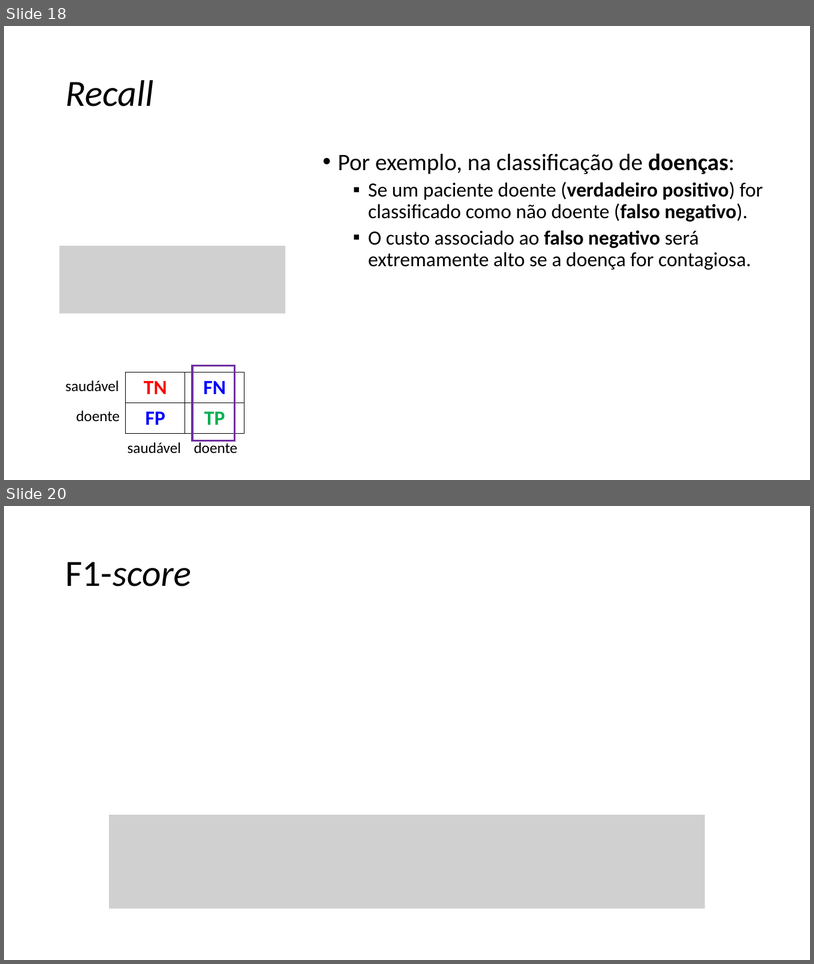
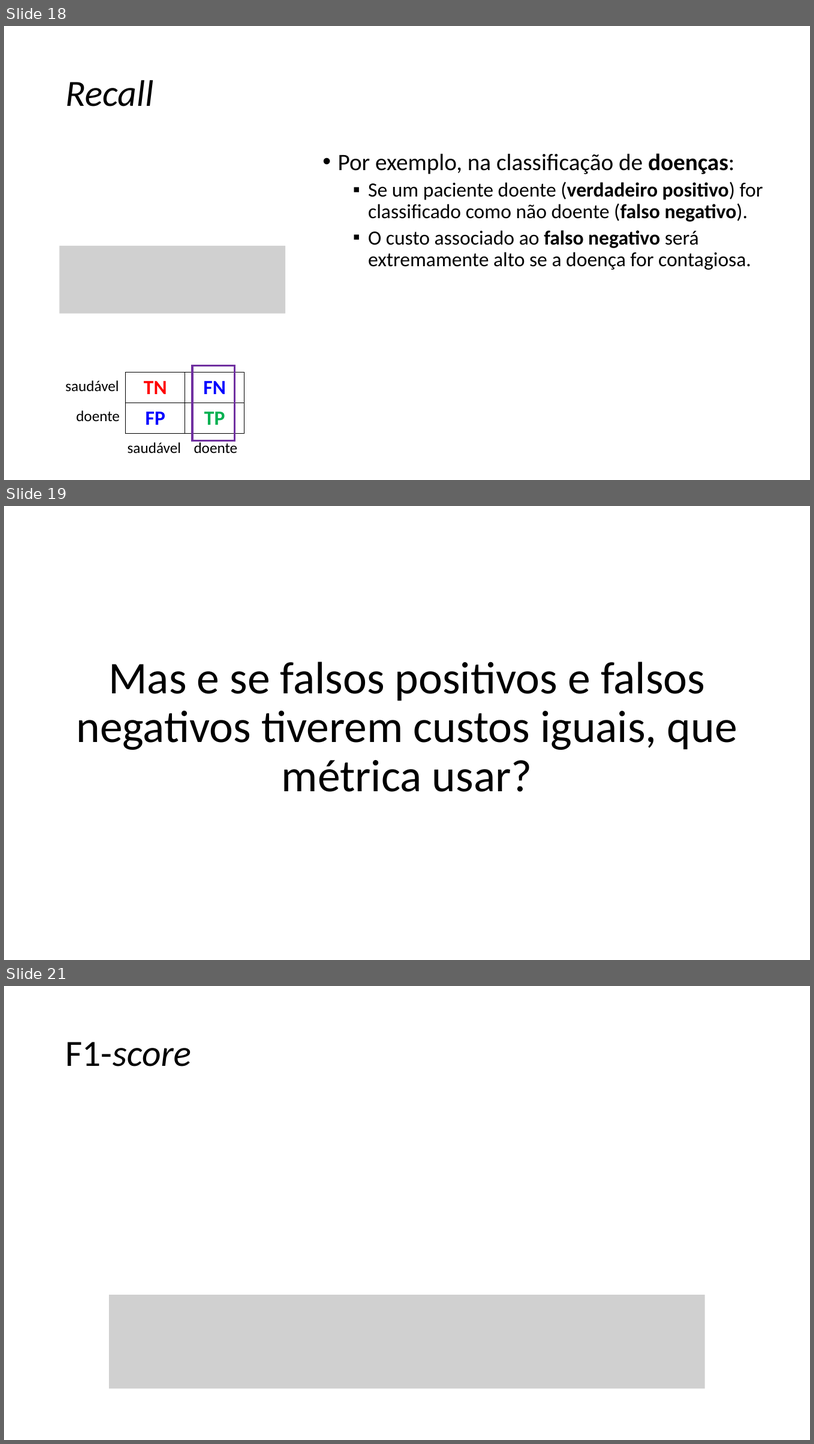
Before and after one commit to zz4fap/c24_inteligencia_artificial, a slide deck: slides/C24_Métricas_de_Classificação.pptx. Shown one above the other, each under a label of ours: slides 18 and 20 before the commit, slides 18, 19 and 21 after it; the slides between them are not shown. The pictures are 814x964 and 814x1444 pixels, drawn with LibreOffice and Linux fonts; fonts in the diff are those of the drawing; grey boxes stand for pictures. Boxes give left, top, right and bottom in pixels: in the first picture for what was removed or moved away, otherwise in the second. Text is boxed around its words. In the diff, an @@ line names an element or a change of style, - is before the commit and + after.

```diff
--- a/slides/C24_Métricas_de_Classificação.pptx
+++ b/slides/C24_Métricas_de_Classificação.pptx
@@ slide 19 added at (4, 506, 810, 960), background #FFFFFF @@
@@ text added at (76, 661, 738, 792), 54 pt, text #000000 @@
+Mas e se falsos positivos e falsos negativos tiverem custos iguais, que métrica usar?
@@ what was slide 20 is now slide 21 @@
```
Also in this commit, not shown: 5 slides changed, 1 other slide added, 1 slide removed, 1 other file.
